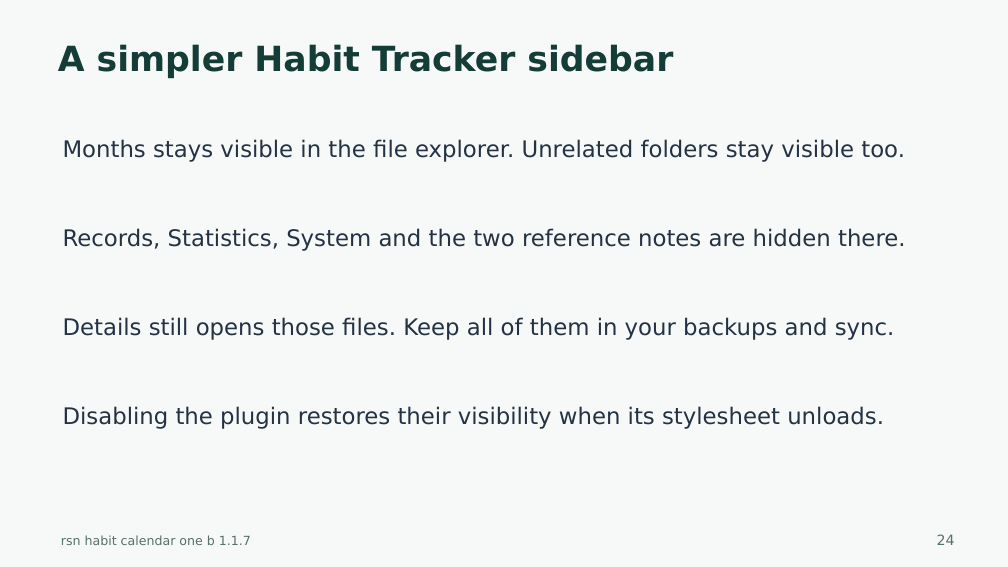
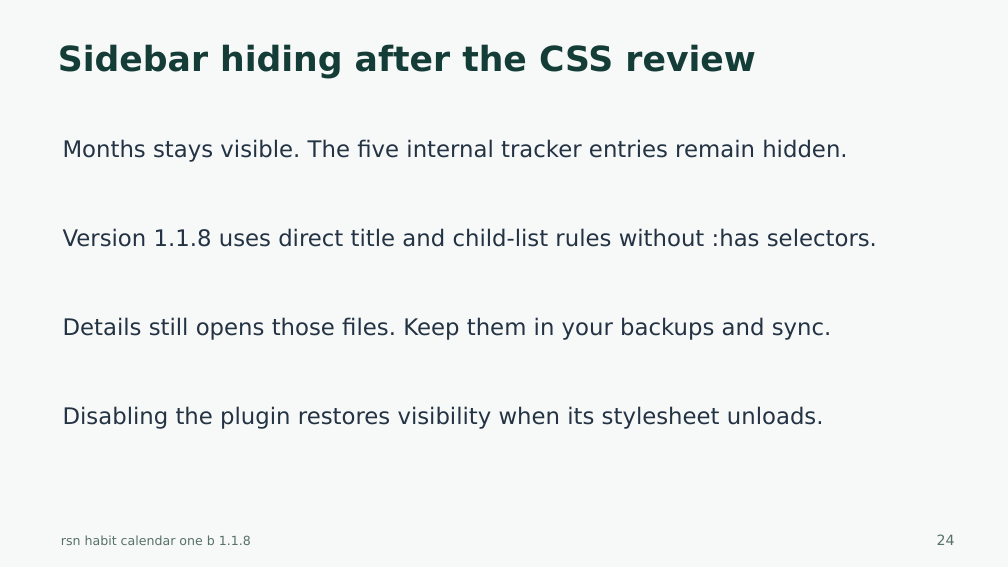
Before and after one commit to harharhari/rsn-habit-tracker-obsidian-plugin, a slide deck: slide 24 of docs/rsn-habit-calendar-one-b-tutorial.pptx. Drawn at 1008x567 pixels with LibreOffice and Linux fonts; fonts in the diff are those of the drawing. Boxes give left, top, right and bottom in pixels: in the first picture for what was removed or moved away, otherwise in the second. Text is boxed around its words. In the diff, an @@ line names an element or a change of style, - is before the commit and + after.

Commit message:
1. Warning taken care of: CSS lint 2. Habit Tracker Version 1.1.8 3. as on 2026-10-27

```diff
--- a/docs/rsn-habit-calendar-one-b-tutorial.pptx
+++ b/docs/rsn-habit-calendar-one-b-tutorial.pptx
@@ text at <box>58,44,755,78</box>: text changed @@
-A simpler Habit Tracker sidebar
+Sidebar hiding after the CSS review
@@ text at <box>63,139,847,162</box>: text changed @@
-Months stays visible in the file explorer. Unrelated folders stay visible too.
+Months stays visible. The five internal tracker entries remain hidden.
@@ text at <box>63,228,877,247</box>: text changed @@
-Records, Statistics, System and the two reference notes are hidden there.
+Version 1.1.8 uses direct title and child-list rules without :has selectors.
@@ text at <box>63,317,832,340</box>: text changed @@
-Details still opens those files. Keep all of them in your backups and sync.
+Details still opens those files. Keep them in your backups and sync.
@@ text at <box>63,406,824,429</box>: text changed @@
-Disabling the plugin restores their visibility when its stylesheet unloads.
+Disabling the plugin restores visibility when its stylesheet unloads.
@@ text at <box>61,535,251,545</box>: text changed @@
-rsn habit calendar one b 1.1.7
+rsn habit calendar one b 1.1.8
```
Also in this commit, not shown: 44 other slides changed, 31 other files.
